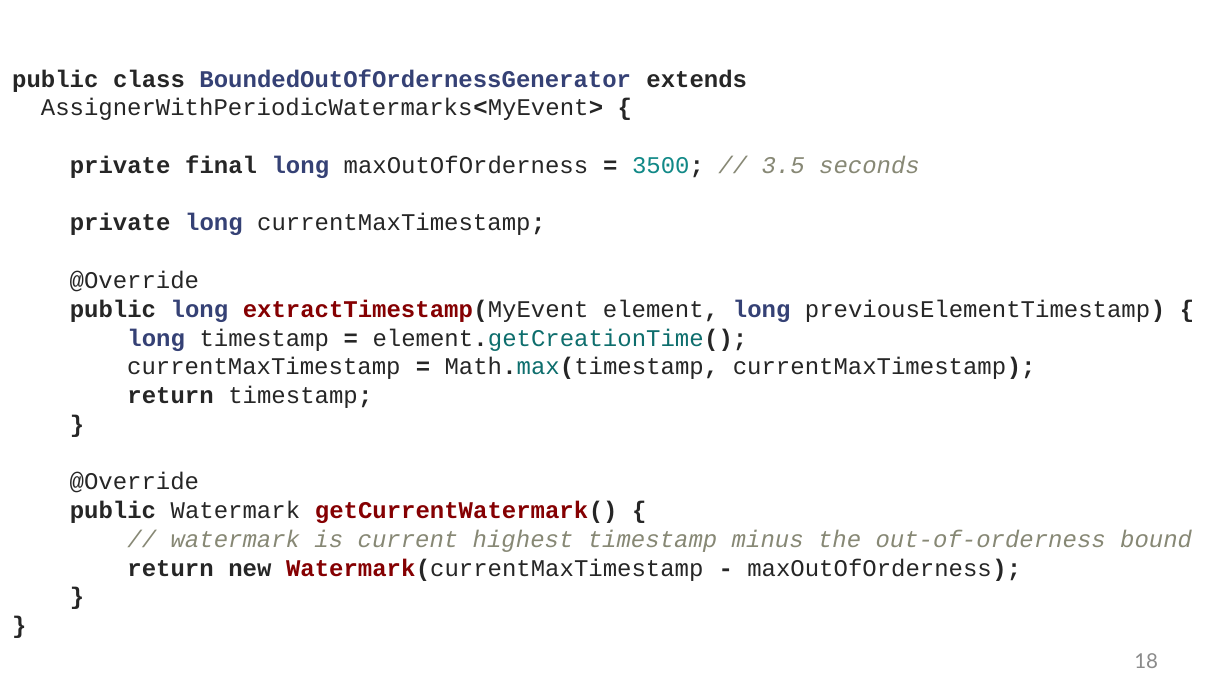
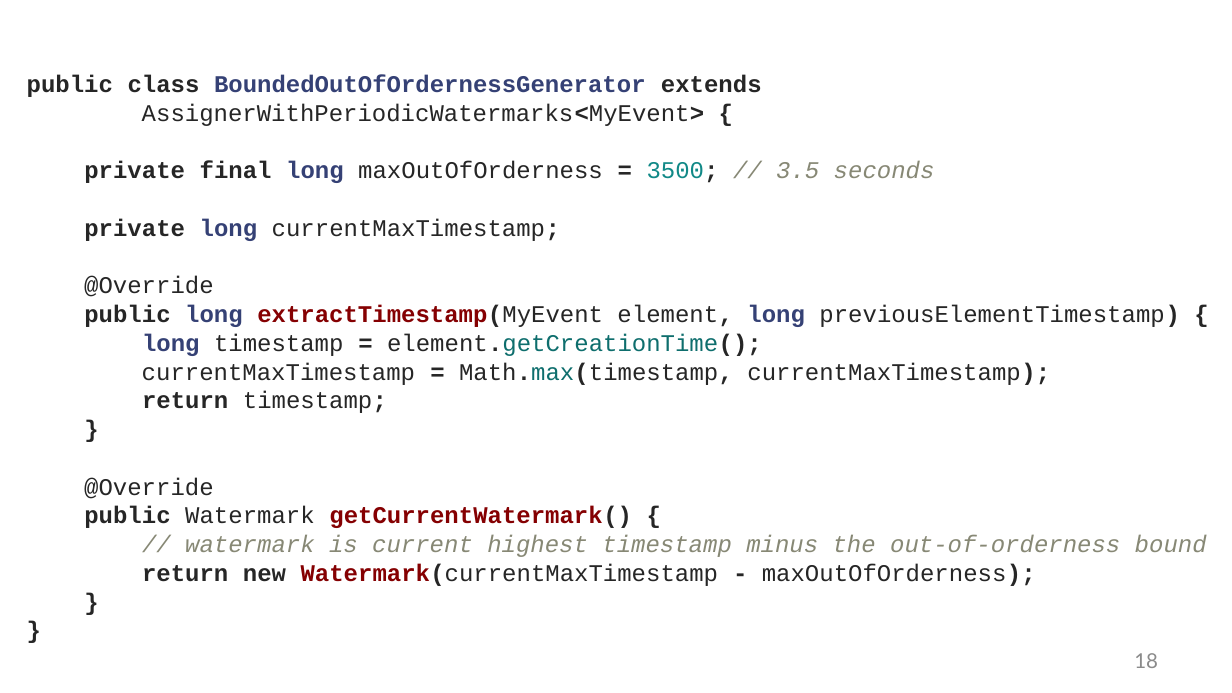
Before and after one commit to dataArtisans/flink-training-web, a slide deck: slide 18 of slides/flink_stream_time.pptx. Drawn at 1232x693 pixels with LibreOffice and Linux fonts; fonts in the diff are those of the drawing; background and template pictures are left out. Boxes give left, top, right and bottom in pixels: in the first picture for what was removed or moved away, otherwise in the second. Text is boxed around its words. In the diff, an @@ line names an element or a change of style, - is before the commit and + after.

```diff
--- a/slides/flink_stream_time.pptx
+++ b/slides/flink_stream_time.pptx
@@ text "public class BoundedOutOfOrdernessGenerator extends": place and size @@
-text "public class BoundedOutOfOrdernessGenerator extends" at bbox=[12, 69, 1192, 581]
+text "public class BoundedOutOfOrdernessGenerator extends" at bbox=[27, 75, 1207, 586]
```
Also in this commit, not shown: 2 other slides changed, 1 other file.
